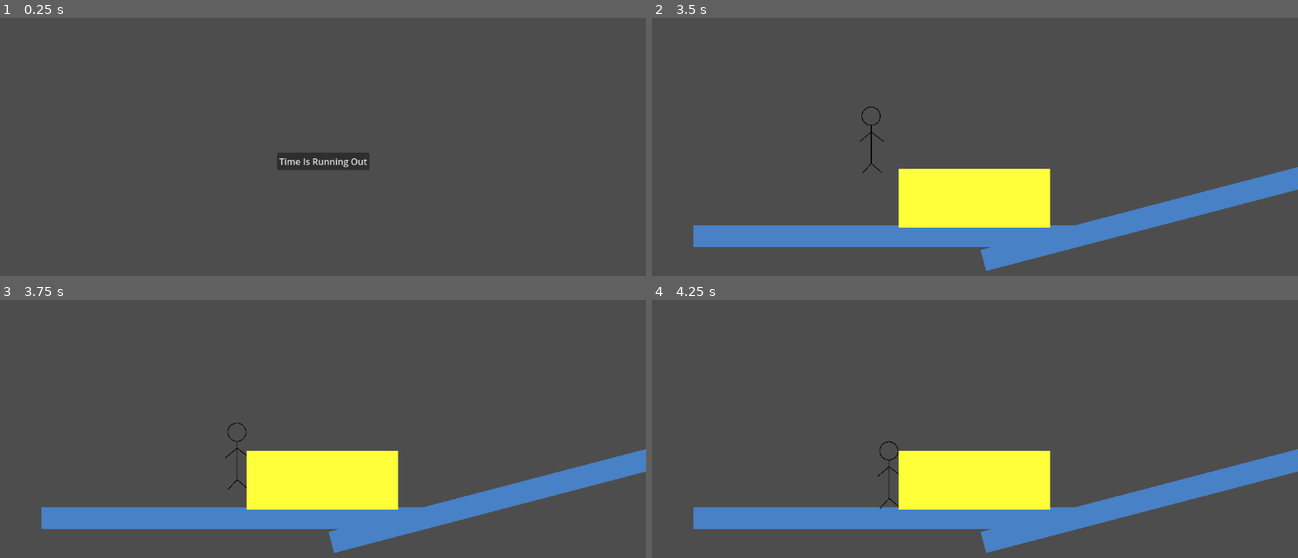
Above: before the commit, frames 1-4 (two rows, left to right).
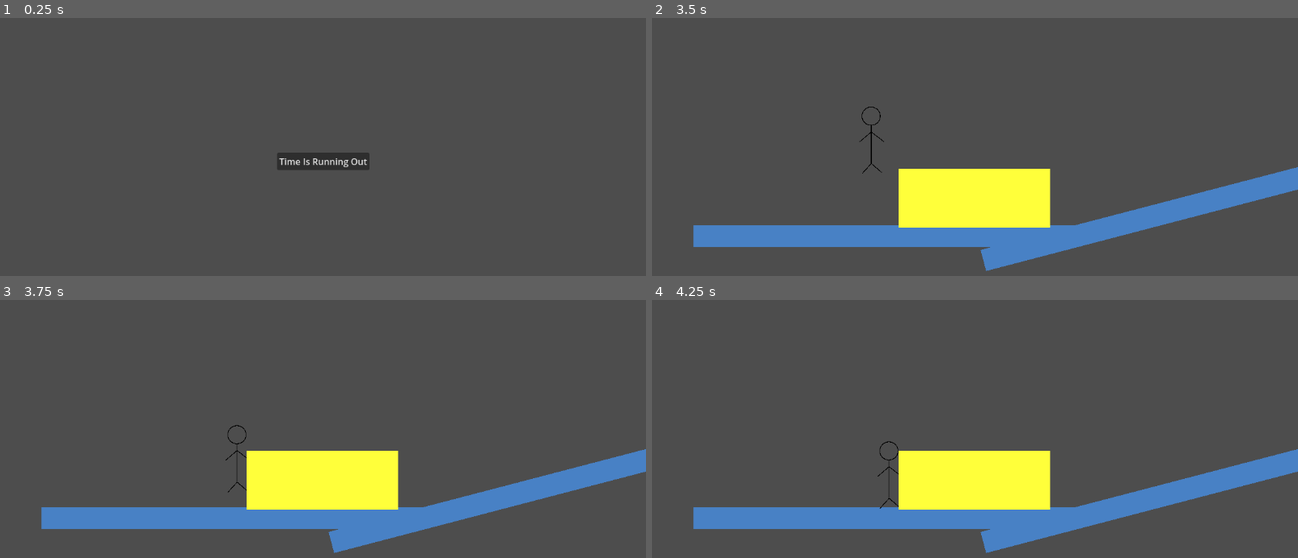
Above: after the commit, the same moments.

Repository: JuvenalSantiso/GameJam_TIRO
Game: Godot game, scene res://ui/main_menu.tscn
Same seed, same stepped clock (60 frames per second), same inputs: the game is played once before the commit and once after it.
Inputs:
- Up to frame 1 (0.25 s): no input
- Up to frame 2 (3.5 s): click "Time Is Running Out" at 0.5 s; hold D (right) 1.28-2.78 s; tap K (grab, bound only after the commit) at 1.35, 2.85 s; tap Space (jump) at 1.52, 2.27 s; tap J (grab, bound only before the commit) at 2.1 s; hold A (left) from 2.78 s (still down)
- Up to frame 3 (3.75 s): release A (left) at 3.53 s; hold D (right) from 3.53 s (still down); tap J (grab, bound only before the commit) at 3.6 s
- Up to frame 4 (4.25 s): keep holding D (right); tap Space (jump) at 3.77 s

Frames 1-2 are identical in both runs. In frame 3, 0.1% of the frame differs, in the area x 34-39%, y 47-75%; in frame 4, nothing differs.
Error before the commit: Invalid access to property or key 'global_position' on a base object of type 'Nil'. (res://player/scripts/player.gd:60)

Commit message:
Changing input map

Diff:
--- a/project.godot
+++ b/project.godot
@@ -38,7 +38,7 @@
 }
 grab={
 "deadzone": 0.5,
-"events": [Object(InputEventKey,"resource_local_to_scene":false,"resource_name":"","device":-1,"window_id":0,"alt_pressed":false,"shift_pressed":false,"ctrl_pressed":false,"meta_pressed":false,"pressed":false,"keycode":0,"physical_keycode":74,"key_label":0,"unicode":106,"echo":false,"script":null)
+"events": [Object(InputEventKey,"resource_local_to_scene":false,"resource_name":"","device":-1,"window_id":0,"alt_pressed":false,"shift_pressed":false,"ctrl_pressed":false,"meta_pressed":false,"pressed":false,"keycode":0,"physical_keycode":75,"key_label":0,"unicode":107,"echo":false,"script":null)
 ]
 }
 
